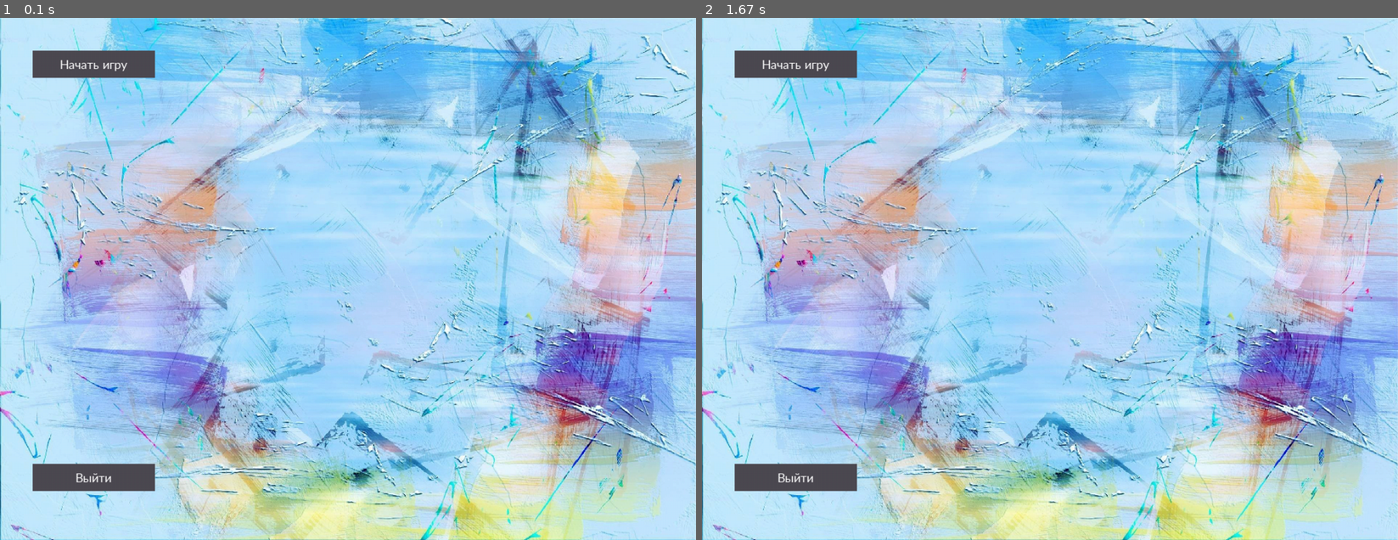
Above: before the commit, frames 1-2 (left to right).
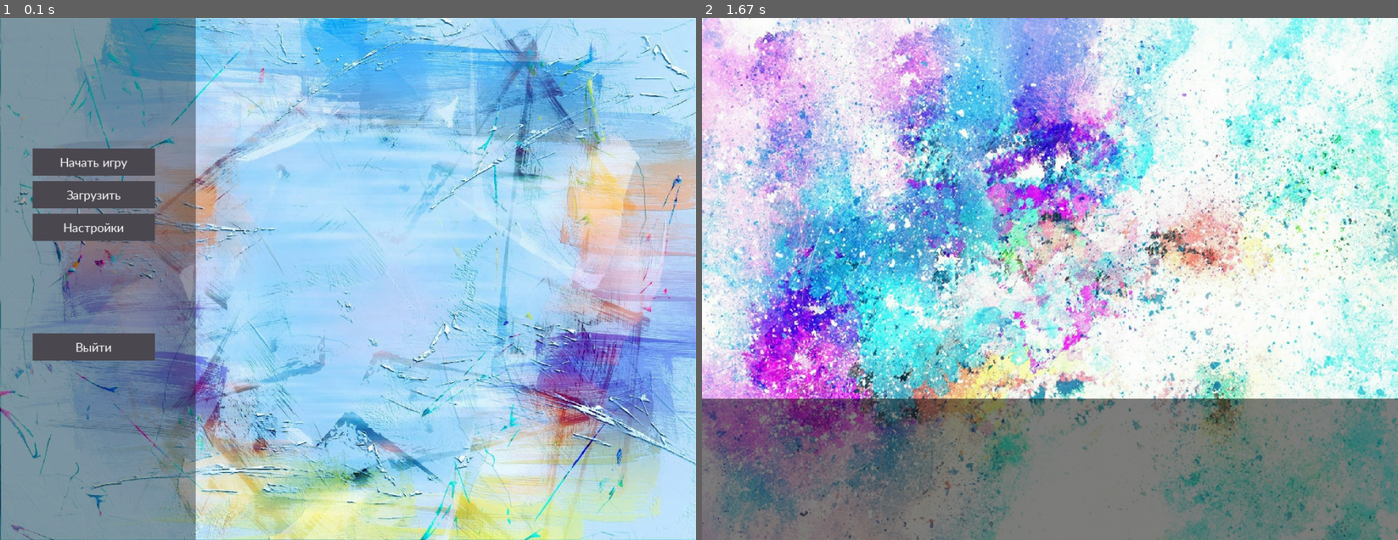
Above: after the commit, the same moments.

Repository: KValexander/pygame-vn
Game: pygame game, started from main.py
The game is run twice, just before and just after one commit, with the same random seed, the same clock (stepped at 60 frames per second) and the same inputs.
Inputs (mouse positions are in pixels of both pictures, inside the frame that each line leads up to):
- Up to frame 1 (0.1 s): no input
- Up to frame 2 (1.67 s): press the mouse at (792, 164) at 0.37 s; move the mouse to (931, 294) at 0.47 s; release the mouse at (1070, 435) at 0.6 s; press the mouse at (792, 164) at 0.7 s; move the mouse to (806, 127) at 0.8 s; release the mouse at (820, 96) at 0.93 s

The runs differ from the first frame. In frame 1, 28% of the frame differs, in the area x 0-29%, y 0-100%; in frame 2, 95%, in the area x 0-100%, y 0-100%.

Commit message:
play upd

Diff:
--- a/interface.py
+++ b/interface.py
@@ -39,18 +39,43 @@
 		if self.hover == True:
 			pygame.draw.rect(screen, BLACK, self.rect, 3)
 
-
-
 # Surface class
 class Surface:
+	def __init__(self, name, color, alpha, xy, wh):
+		# Custom variables
+		self.name = name
+		self.color = color
+		self.alpha = alpha
+		self.xy = xy
+		self.wh = wh
+
+		# Default variables
+		self.hide = False
+		self.surface = pygame.Surface(self.wh)
+		self.surface.fill(self.color)
+		self.surface.set_alpha(self.alpha)
+
+	# Surface rendering
+	def draw(self, screen):
+		if self.hide == False:
+			screen.blit(self.surface, self.xy)
+
+# Link class
+class Link:
+	def __init__(self):
+		pass
+
+# Texture class
+class Texture:
 	def __init__(self):
 		pass
 
 # Interface class
 class Interface:
-	def __init__(self, screen):
+	def __init__(self, screen, folder):
 		self.screen = screen
-		self.create()
+		self.folder = folder
+		self.create("main")
 
 	# Create button
 	def createButton(self, name, value, tcolor, xy, wh, bcolor):
@@ -58,24 +83,57 @@
 		buttons.append(button)
 
 	# Create surface
-	def createSurface(self):
+	def createSurface(self, name, color, alpha, xy, wh):
+		surface = Surface(name, color, alpha, xy, wh)
+		surfaces.append(surface)
+
+	# Create link
+	def createLink(self):
+		pass
+
+	# Create texture
+	def createTexture(self):
 		pass
 
 	# Create objects
-	def create(self):
-		self.createSurface()
+	def create(self, case):
+		buttons.clear()
+		surfaces.clear()
+		dialogues.clear()
 
-		self.createButton("start", "Начать игру", WHITE, gridSize((60, 50)), (180, 40), QUARTZ)
-		self.createButton("exit", "Выйти", WHITE, gridSize((60, HEIGHT - 100)), (180, 40), QUARTZ)
+		if 	 case == "main": 	 self.createMain()
+		elif case == "play": 	 self.createPlay()
+		elif case == "settings": self.createSettings()
+		elif case == "save": 	 self.createSave()
+		elif case == "load": 	 self.createLoad()
+
+	# Create main screen objects
+	def createMain(self):
+		self.createSurface("startscreen", BLACK, 90, (0,0), gridSize((300, HEIGHT)))
+		self.createButton("play", "Начать игру", WHITE, gridSize((60, 200)), (180, 40), QUARTZ)
+		self.createButton("load", "Загрузить", WHITE, gridSize((60, 250)), (180, 40), QUARTZ)
+		self.createButton("settings", "Настройки", WHITE, gridSize((60, 300)), (180, 40), QUARTZ)
+		self.createButton("exit", "Выйти", WHITE, gridSize((60, HEIGHT - 300)), (180, 40), QUARTZ)
+
+	# Create play screen objects
+	def createPlay(self):
+		self.createSurface("dialogbox", BLACK, 128, gridSize((0, HEIGHT - 200)), gridSize((WIDTH, 216)))
+
+	# Create settings screen objects
+	def createSettings(self):
+		pass
+	# Create load screen objects
+	def createLoad(self):
+		pass
 
 	# Handling events
-	def events(self, e, btnAct):
+	def events(self, e, buttonAction):
 		# Handling button events
 		for button in buttons:
 			# Handling button click
 			if e.type == pygame.MOUSEBUTTONDOWN:
 				if button.rect.collidepoint(e.pos):
-					btnAct(button.name)
+					self.create(buttonAction(button.name))
 
 			# Hovering over the button
 			if e.type == pygame.MOUSEMOTION:
@@ -85,6 +143,10 @@
 
 	# Rendering objects
 	def draw(self):
+		# Rendering surfaces
+		for surface in surfaces:
+			surface.draw(self.screen)
+
 		# Rendering buttons
 		for button in buttons:
 			button.draw(self.screen)
--- a/main.py
+++ b/main.py
@@ -8,6 +8,7 @@
 
 # Connecting classes
 from interface import Interface
+from play import Play
 
 # Loop class
 class Loop:
@@ -24,9 +25,14 @@
 	def __init__(self):
 		pygame.init()
 
+		# Game screen
 		self.screen = pygame.display.set_mode(SIZE)
 		pygame.display.set_caption("VN")
 
+		# Project folder
+		self.folder = "C:/gamemake/VN/vn/"
+
+		# Clock
 		self.clock = pygame.time.Clock()
 
 		self.loading()
@@ -34,9 +40,11 @@
 	# Loading data
 	def loading(self):
 		# Instances of classes
-		self.loop = Loop()
-		self.interface = Interface(self.screen)
+		self.loop 		= Loop()
+		self.interface 	= Interface(self.screen, self.folder)
+		self.play 		= Play(self.screen, self.folder)
 
+		# Start game
 		self.start()
 
 	# Game start
@@ -52,17 +60,38 @@
 			if event.type == pygame.QUIT:
 				self.end()
 
+			# Playing events
+			if self.loop.playloop:
+				self.play.events(event)
+
 			# Interface events
 			self.interface.events(event, self.buttonAction)
 
 	# Actions for buttons
 	def buttonAction(self, name):
+		screen = ""
+
 		# Exit button
-		if name == "exit": self.end()
+		if name == "exit":
+			self.end()
 		# Start play button
-		if name == "start":
+		if name == "play":
 			self.loop.mainloop = False
 			self.loop.playloop = True
+			self.play.loading()
+			screen = "play"
+		# Load button
+		if name == "load":
+			self.loop.mainloop = False
+			self.loop.loadloop = True
+			screen = "load"
+		# Settings button
+		if name == "settings":
+			self.loop.mainloop = False
+			self.loop.settingsloop = True
+			screen = "settings"
+
+		return screen
 
 	# Intermediant calculations
 	def update(self):
@@ -80,12 +109,17 @@
 		# Rendering grid
 		# drawGrid(self.screen)
 
-		# Background image
-		scImage(self.screen, "gui/background.jpg", (0,0), SIZE)
+		# Rendering main screen
+		if self.loop.mainloop:
+			# Background image
+			scImage(self.screen, self.folder + "assets/gui/background.jpg", (0,0), SIZE)
 
-		if self.loop.mainloop:
-			# Rendering interface
-			self.interface.draw()
+		# Rendering play screen
+		if self.loop.playloop:
+			self.play.draw()
+
+		# Rendering interface
+		self.interface.draw()
 
 		pygame.display.update()
 
--- a/other.py
+++ b/other.py
@@ -8,6 +8,12 @@
 # Load image
 def loadImage(src):
 	image = pygame.image.load(src)
+	return image
+
+# Scalable load image
+def scLoadImage(src, size):
+	image = pygame.image.load(src)
+	image = pygame.transform.scale(image, size)
 	return image
 
 # Rendering load image
@@ -25,11 +31,18 @@
 	image = pygame.transform.scale(image, size)
 	screen.blit(image, xy)
 
+# Removes the first and last characters
+def removeChar(line):
+	line = line[1 : -1]
+	return line
+
+# To grid size
 def gridSize(xy):
 	x = int(xy[0] / GRIDLINEX) * GRIDLINEX
 	y = int(xy[1] / GRIDLINEX) * GRIDLINEX
 	return (x, y)
 
+# Draw grid
 def drawGrid(screen):
 	collsX = WIDTH / GRIDLINEX
 	collsY = HEIGHT / GRIDLINEY
--- /dev/null
+++ b/play.py
@@ -0,0 +1,96 @@
+# Connecting libraries
+import pygame
+import codecs
+
+# Connecting files
+from settings import *
+from storage import *
+from other import *
+
+# Play class
+class Play:
+	def __init__(self, screen, folder):
+		self.screen = screen
+		self.folder = folder
+
+	# Loading data
+	def loading(self):
+		# Variables of text
+		self.textmargin = 20
+		self.textsize  	= 20
+		self.textcolor	= BLACK
+		self.textfont	= pygame.font.SysFont("arial", self.textsize)
+		self.textloc	= (self.textmargin, HEIGHT - HEIGHT / 4 + self.textmargin)
+
+		# Line counting variables
+		self.currentStart = 0
+		self.currentEnd = 0
+
+		# Variable lines
+		self.lines = []
+		self.currentLine = ""
+		self.line = self.textfont.render(str(self.currentLine), True, self.textcolor)
+
+		# Boolean variables
+		self.hide = False
+
+		# Getting dialog box
+		for surface in surfaces:
+			if surface.name == "dialogbox":
+				self.dialogBox = surface
+
+		# Standard background image
+		self.background = scLoadImage(self.folder + "assets/gui/backgroundplay.jpg", (WIDTH, HEIGHT))
+
+		# Parsing the script file
+		self.parseScript()
+
+	# Parsing the script file
+	def parseScript(self):
+		# Getting script content
+		script = codecs.open(self.folder + "script.txt")
+		content = script.read()
+
+		# Splitting a script
+		define = content.split("vn start:")
+
+		# Script lines
+		self.lines = define[1].split("\n")
+		self.currentEnd = len(self.lines)
+
+		# Clearing script lines
+		badChars = ['\r', '\n', '\t']
+		for i in range(len(self.lines)):
+			for char in badChars:
+				self.lines[i] = self.lines[i].replace(char, "")
+
+		# Clearing empty list items
+		self.lines = [x for x in self.lines if x != '']
+
+		self.scriptProcessing()
+
+	# Processing script lines
+	def scriptProcessing(self):
+		# Current line
+		self.currentLine = self.lines[self.currentStart]
+		print(self.currentLine)
+
+		# If this is a replica
+		if self.currentLine == "\"" or self.currentLine == "\'":
+			self.currentLine = removeChar(self.currentLine)
+			self.line = self.textfont.render(str(self.currentLine), True, self.textcolor)
+
+		print(self.line, self.textloc)
+
+	# Handling events
+	def events(self, e):
+		# Handling mouse click
+		if e.type == pygame.MOUSEBUTTONDOWN:
+			pass
+
+	# Rendering objects
+	def draw(self):
+		# Rendering background
+		self.screen.blit(self.background, (0, 0))
+		# Rendering text
+		self.screen.blit(self.line, self.textloc)
--- a/storage.py
+++ b/storage.py
@@ -2,5 +2,10 @@
 from settings import *
 
 # Lists
+links = []
 buttons = []
+textures = []
 surfaces = []
+dialogues = []
+
+# Text
--- /dev/null
+++ b/vn/script.txt
@@ -0,0 +1,7 @@
+vn start:
+	"first line"
+	"second line"
+	"third line"
+	"fourth line"
+	"fifth line"
+	"asda"
Empty file added: _old/__init__.py
Renamed: old/assets/gui/background.jpg -> _old/assets/gui/background.jpg
Renamed: old/assets/images/characters/aqua.png -> _old/assets/images/characters/aqua.png
Renamed: old/assets/images/defolt_bg.jpg -> _old/assets/images/defolt_bg.jpg
Renamed: old/assets/images/medley/bg.jpg -> _old/assets/images/medley/bg.jpg
Renamed: old/assets/images/medley/bg1.jpg -> _old/assets/images/medley/bg1.jpg
Renamed: old/assets/images/medley/bg2.jpg -> _old/assets/images/medley/bg2.jpg
Renamed: old/game.py -> _old/game.py
Renamed: old/gui.py -> _old/gui.py
Renamed: old/main.py -> _old/main.py
Renamed: old/script.py -> _old/script.py
Renamed: gui/background.jpg -> vn/assets/gui/background.jpg
(and 3 more such lines)
